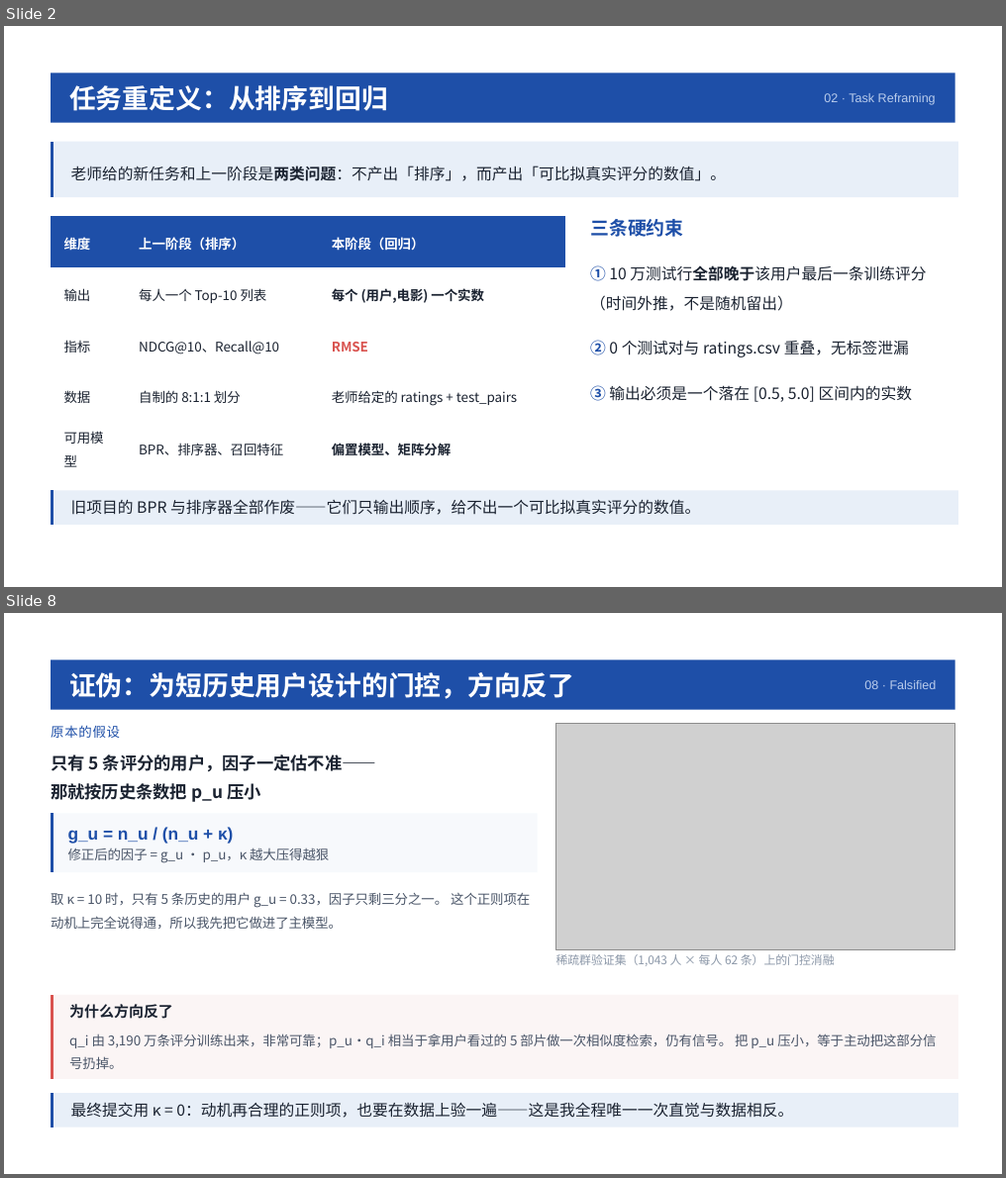
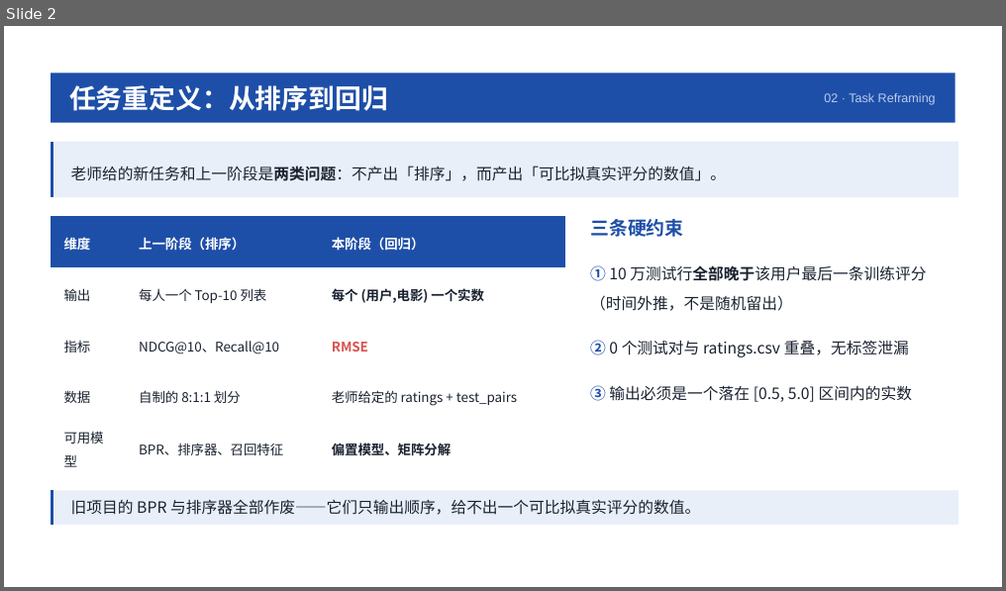
Before and after one commit to happytt-maker/movie, a slide deck: rating_prediction/docs/答辩PPT.pptx. Shown one above the other, each under a label of ours: slides 2 and 8 before the commit, slide 2 after it; the slides between them are not shown. The pictures are 1006x1178 and 1006x591 pixels, drawn with LibreOffice and Linux fonts; fonts in the diff are those of the drawing; grey boxes stand for pictures. Boxes give left, top, right and bottom in pixels: in the first picture for what was removed or moved away, otherwise in the second. Text is boxed around its words. In the diff, an @@ line names an element or a change of style, - is before the commit and + after.

```diff
--- a/rating_prediction/docs/答辩PPT.pptx
+++ b/rating_prediction/docs/答辩PPT.pptx
@@ slide 8 removed at (4, 613, 1002, 1174), background #FFFFFF @@
@@ rectangle removed at (51, 660, 954, 710) @@
@@ text removed at (69, 672, 574, 699) @@
-证伪：为短历史用户设计的门控，方向反了
@@ text removed at (864, 680, 937, 689) @@
-08 · Falsified
@@ text removed at (51, 725, 120, 738) @@
-原本的假设
@@ picture removed at (556, 724, 955, 950) @@
@@ text removed at (51, 755, 376, 802) @@
-只有 5 条评分的用户，因子一定估不准——
-那就按历史条数把 p_u 压小
@@ freeform shape removed at (51, 814, 537, 872) @@
@@ rectangle removed at (54, 814, 538, 872) @@
@@ text removed at (68, 827, 233, 843) @@
-g_u = n_u / (n_u + κ)
@@ text removed at (68, 848, 329, 863) @@
-修正后的因子 = g_u · p_u，κ 越大压得越狠
@@ text removed at (51, 892, 530, 929) @@
-取 κ = 10 时，只有 5 条历史的用户 g_u = 0.33，因子只剩三分之一。 这个正则项在动机上完全说得通，所以我先把它做进了主模型。
@@ text removed at (556, 955, 835, 966) @@
-稀疏群验证集（1,043 人 × 每人 62 条）上的门控消融
@@ freeform shape removed at (51, 995, 957, 1078) @@
@@ rectangle removed at (54, 995, 958, 1078) @@
@@ text removed at (69, 1004, 173, 1019) @@
-为什么方向反了
@@ text removed at (69, 1034, 936, 1069) @@
-q_i 由 3,190 万条评分训练出来，非常可靠；p_u·q_i 相当于拿用户看过的 5 部片做一次相似度检索，仍有信号。 把 p_u 压小，等于主动把这部分信号扔掉。
@@ freeform shape removed at (51, 1093, 957, 1128) @@
@@ rectangle removed at (54, 1093, 958, 1128) @@
@@ text removed at (71, 1102, 793, 1118) @@
-最终提交用 κ = 0：动机再合理的正则项，也要在数据上验一遍——这是我全程唯一一次直觉与数据相反。
```
Also in this commit, not shown: 8 slides changed, 6 slides added, 2 other slides removed, 5 other files.
